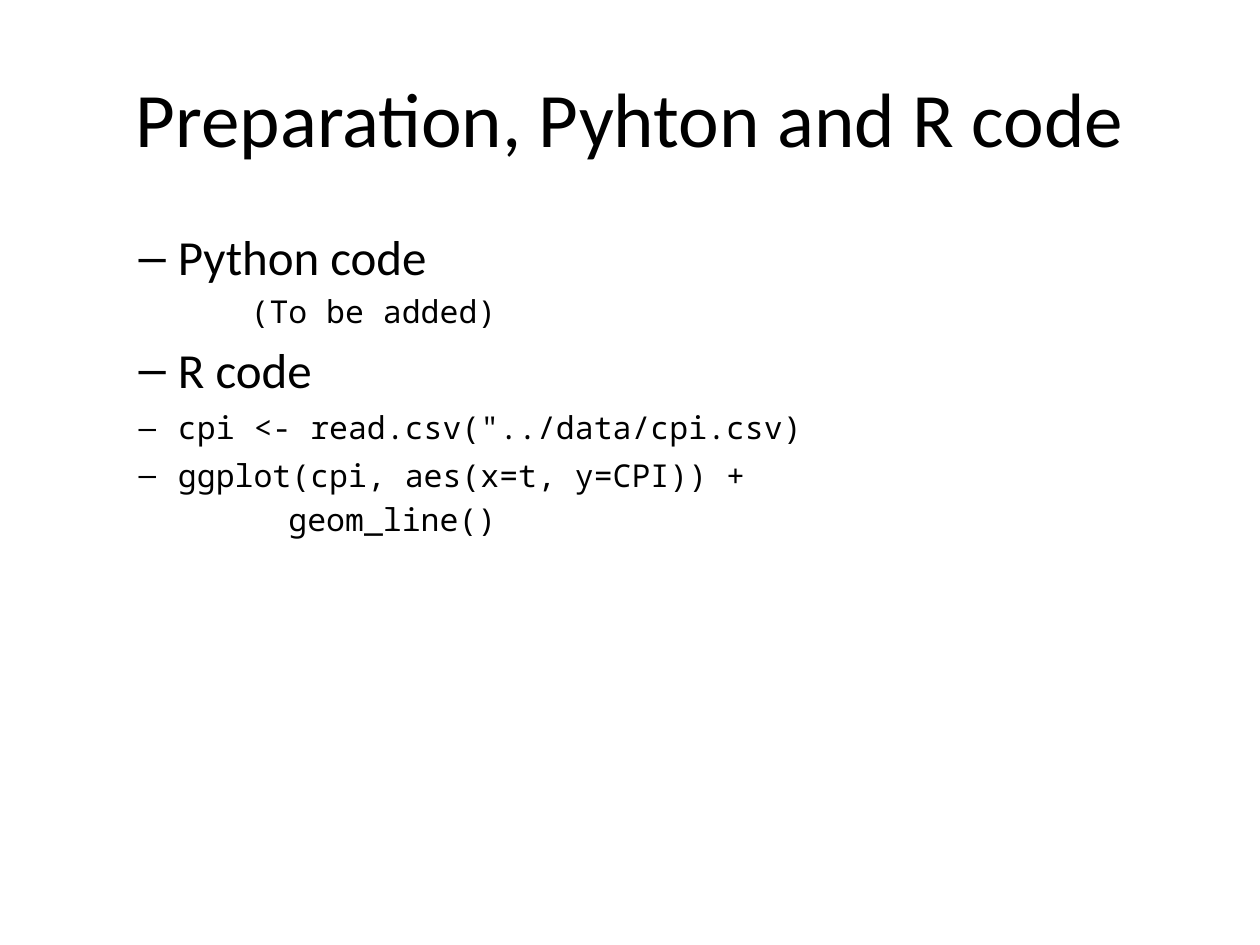
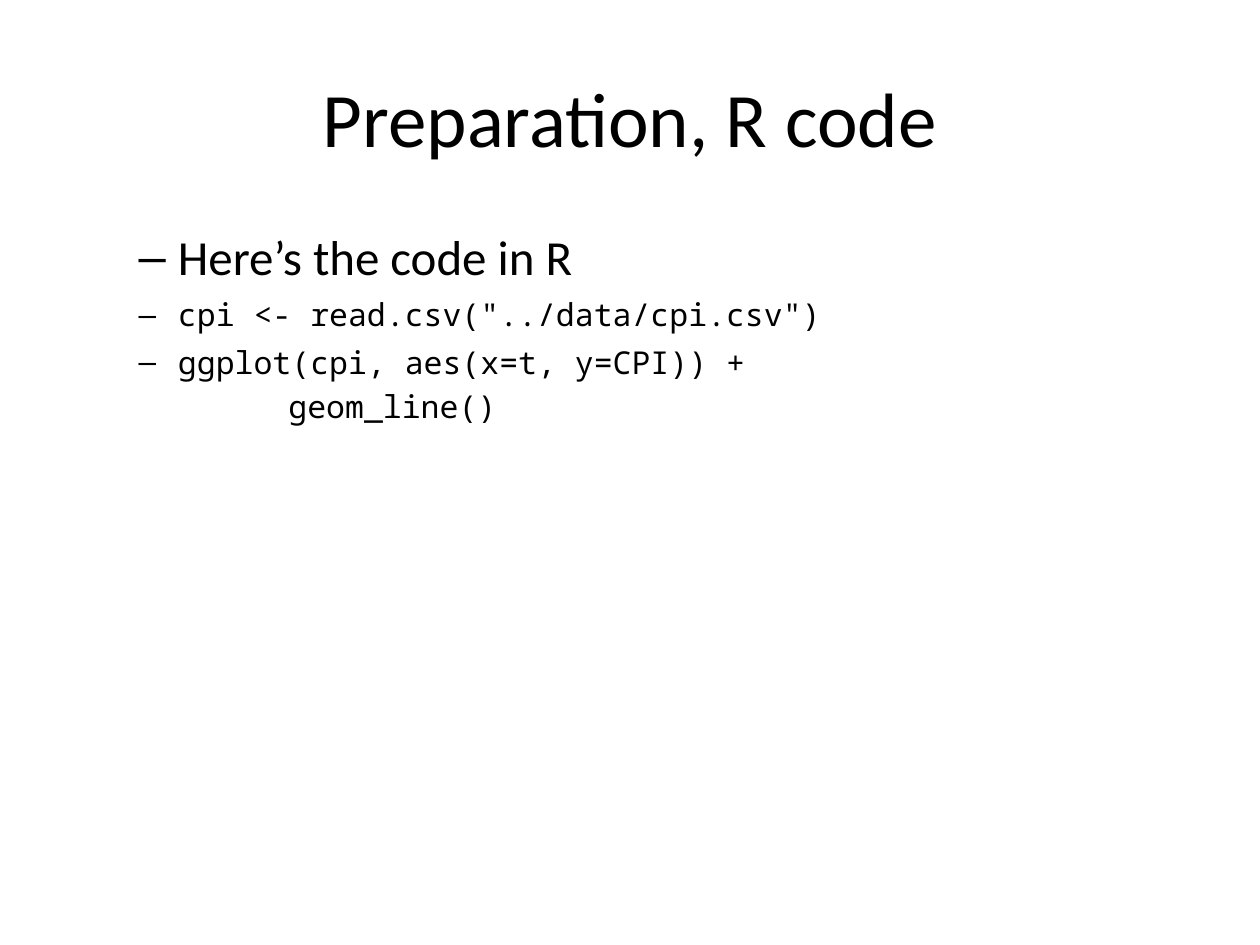
Before and after one commit to pmean/data-visualization, a slide deck: slide 5 of data-viz-03/src/complete-lecture-linegraphs.pptx (slide 3 before the commit). Drawn at 1260x945 pixels with LibreOffice and Linux fonts; fonts in the diff are those of the drawing. Boxes give left, top, right and bottom in pixels: in the first picture for what was removed or moved away, otherwise in the second. Text is boxed around its words. In the diff, an @@ line names an element or a change of style, - is before the commit and + after.

Commit message:
Updated ppt file in data-viz-03

```diff
--- a/data-viz-03/src/complete-lecture-linegraphs.pptx
+++ b/data-viz-03/src/complete-lecture-linegraphs.pptx
@@ title at <box>323,93,936,160</box>: text changed @@
-Preparation, Pyhton and R code
+Preparation, R code
@@ text at <box>178,240,820,426</box>: text changed @@
-  – Python code
-(To be added)
-  – R code
-cpi <- read.csv("../data/cpi.csv)
-ggplot(cpi, aes(x=t, y=CPI)) +
-geom_line()
+  – Here’s the code in R
+cpi <- read.csv("../data/cpi.csv")
+ggplot(cpi, aes(x=t, y=CPI)) +
+geom_line()
```
Also in this commit, not shown: 16 other slides changed, 52 slides added, 23 slides removed, 5 other files.
